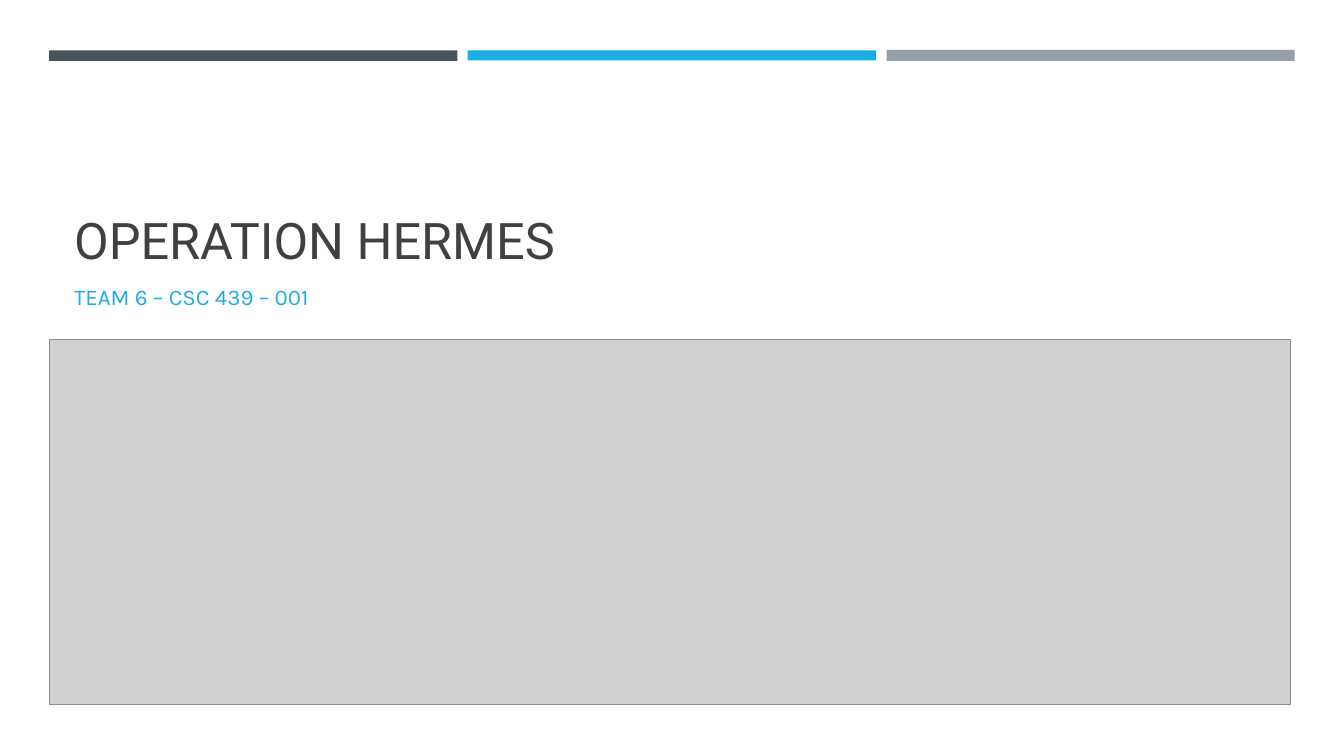
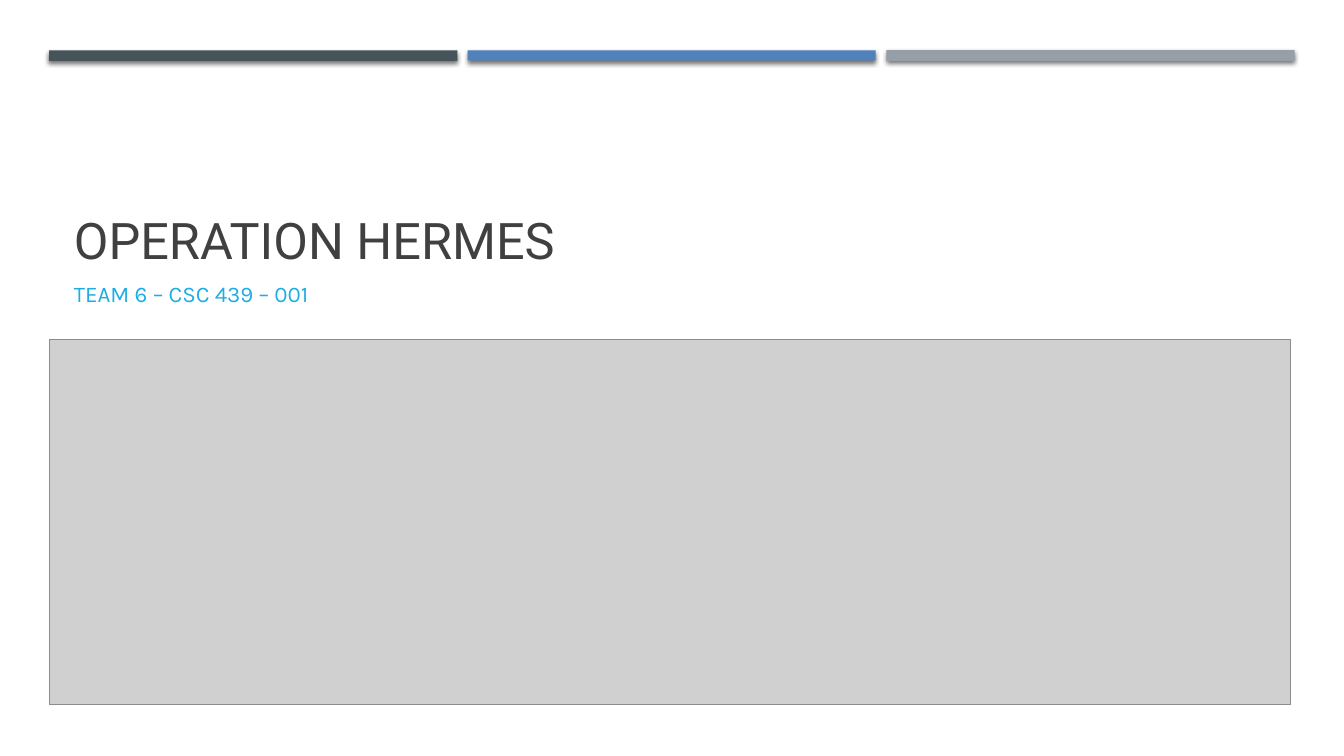
Before and after one commit to jasalazar/team6, a slide deck: slide 1 of Documents/Presentation 1 Team 6.pptx. Drawn at 1344x756 pixels with LibreOffice and Linux fonts; fonts in the diff are those of the drawing; grey boxes stand for pictures. Boxes give left, top, right and bottom in pixels: in the first picture for what was removed or moved away, otherwise in the second. Text is boxed around its words. In the diff, an @@ line names an element or a change of style, - is before the commit and + after.

```diff
--- a/Documents/Presentation 1 Team 6.pptx
+++ b/Documents/Presentation 1 Team 6.pptx
@@ rectangle at [49, 50, 458, 60]: shadow on @@
@@ rectangle at [468, 50, 876, 60]: fill #1CADE4 to #4F81BD; shadow on @@
@@ rectangle at [886, 50, 1295, 62]: shadow on @@
@@ text "TEAM 6 – CSC 439 ..." at [74, 287, 308, 303]: line spacing 1.1 to 1; less space between paragraphs @@
```
Also in this commit, not shown: 9 other slides changed, 2 slides added, 1 slide removed.
